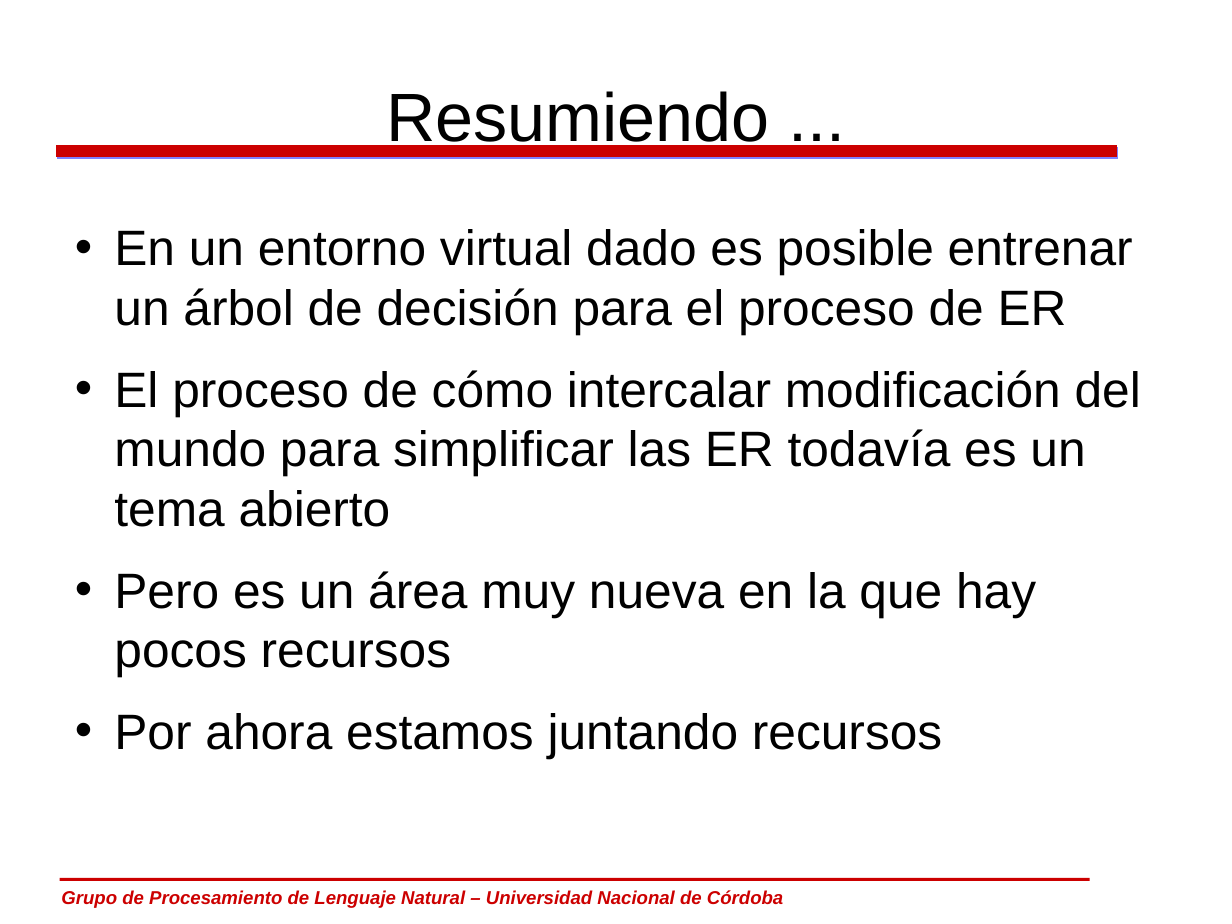
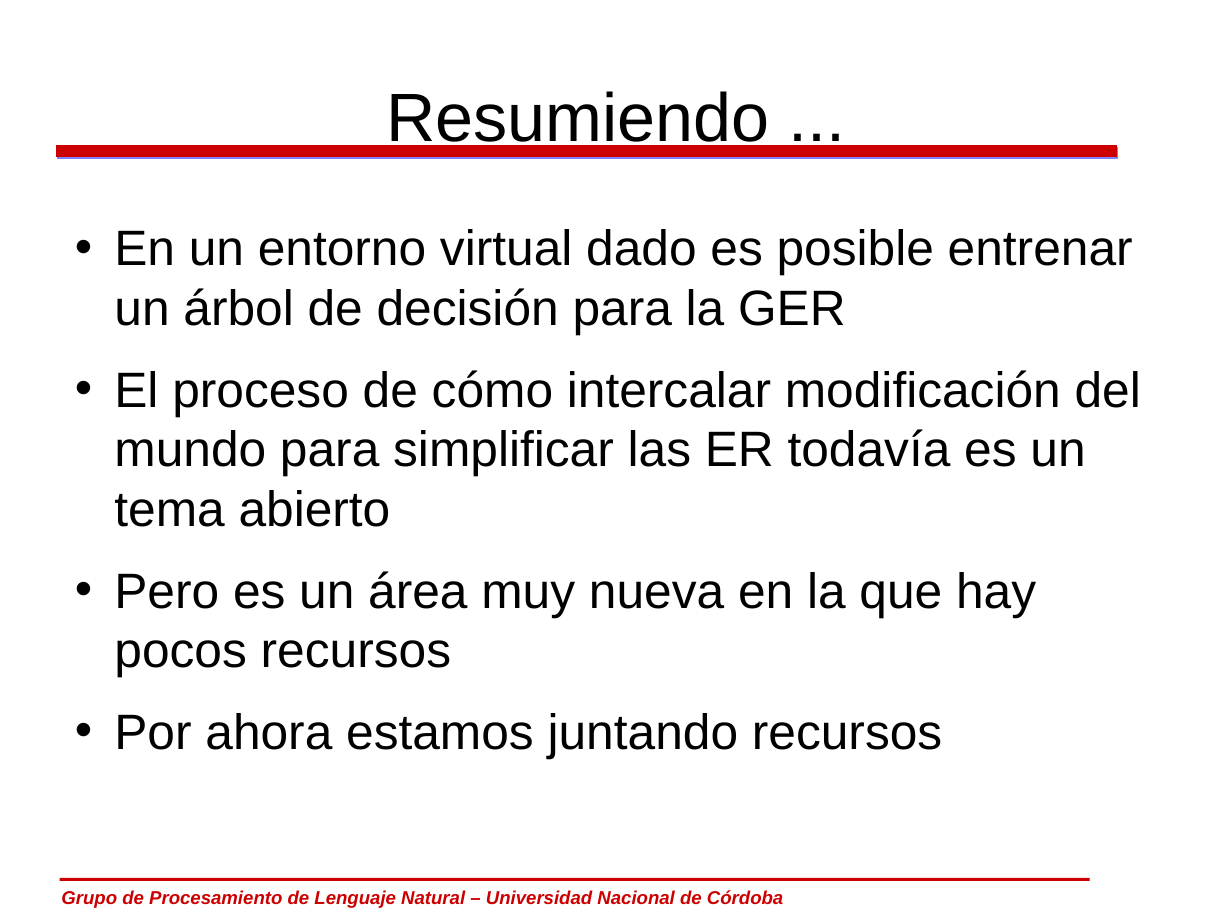
Before and after one commit to carlosareces/elic10, a slide deck: slide 56 of slides/dia5.odp. Drawn at 1232x924 pixels with LibreOffice and Linux fonts; fonts in the diff are those of the drawing; background and template pictures are left out. Boxes give left, top, right and bottom in pixels: in the first picture for what was removed or moved away, otherwise in the second. Text is boxed around its words. In the diff, an @@ line names an element or a change of style, - is before the commit and + after.

```diff
--- a/slides/dia5.odp
+++ b/slides/dia5.odp
@@ text at (114,229,1133,335): text changed @@
-• En un entorno virtual dado es posible entrenar un árbol de decisión para el proceso de ER
+• En un entorno virtual dado es posible entrenar un árbol de decisión para la GER
```
Also in this commit, not shown: 6 other slides changed, 8 slides added.
